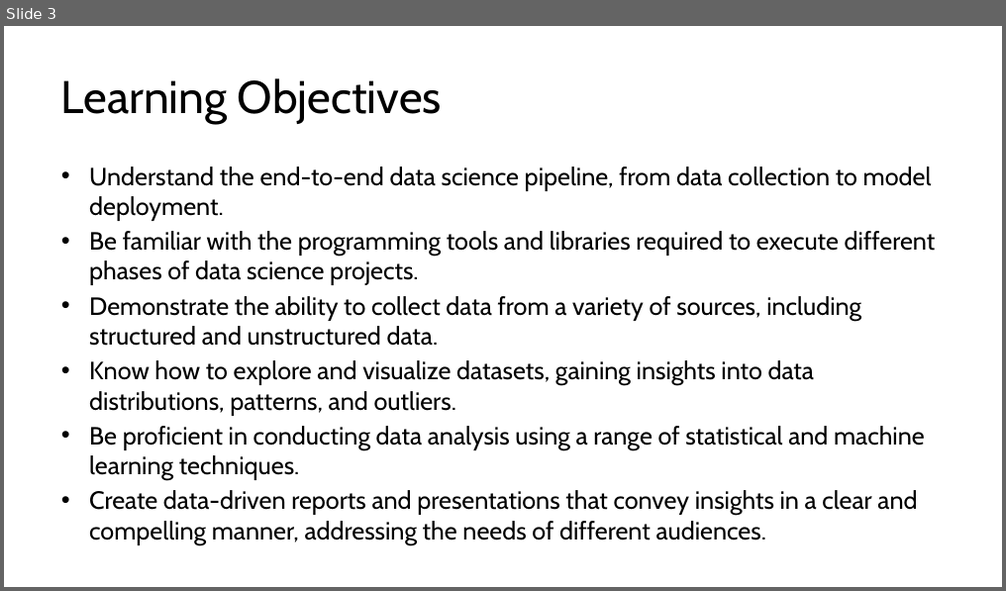
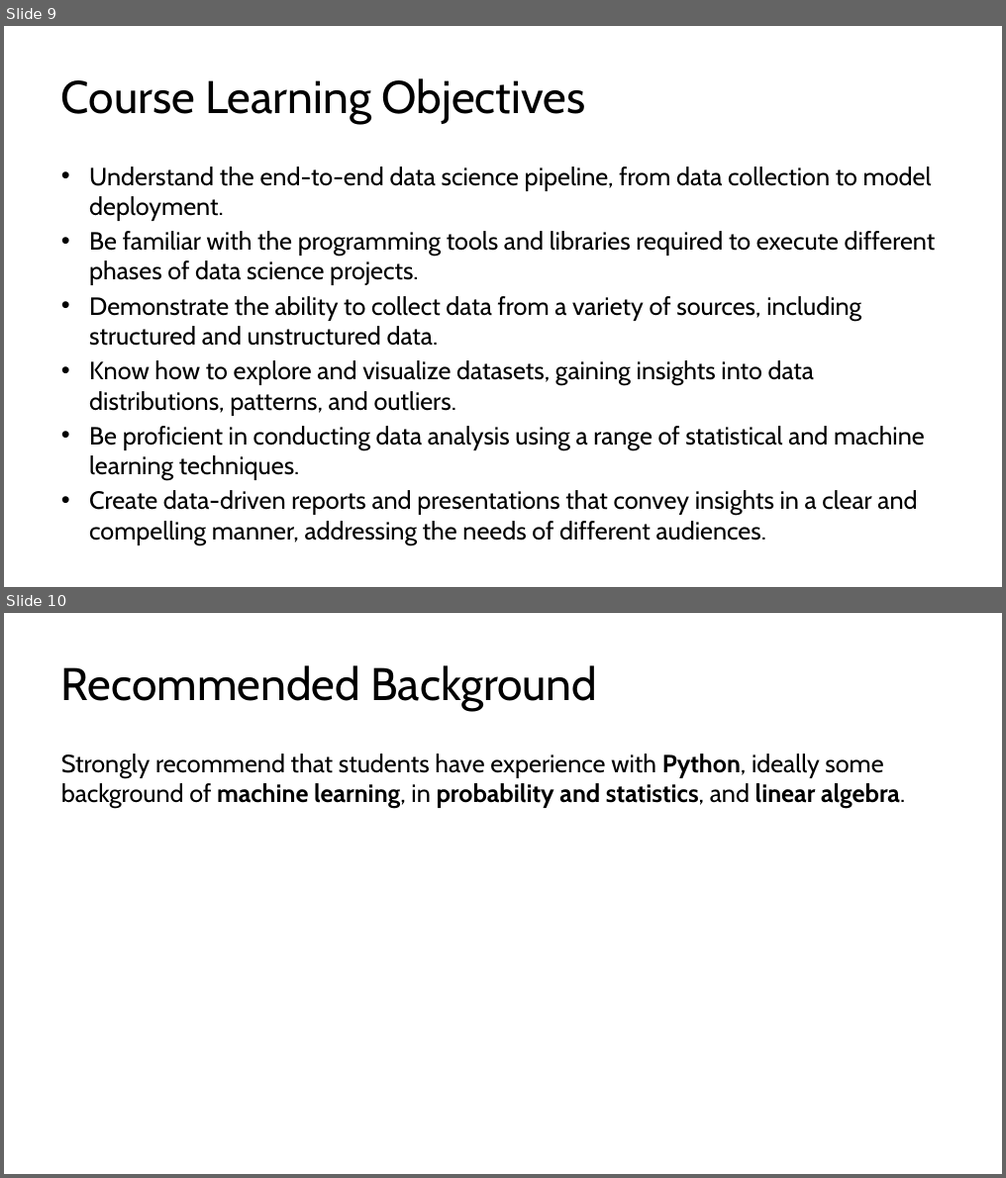
Before and after one commit to kershrita/Data-Science-Roadmap, a slide deck: slides/Session 01 - Introduction to Data Science.pptx. Shown one above the other, each under a label of ours: slide 3 before the commit, slides 9 and 10 after it. The pictures are 1006x591 and 1006x1178 pixels, drawn with LibreOffice and Linux fonts; fonts in the diff are those of the drawing. Boxes give left, top, right and bottom in pixels: in the first picture for what was removed or moved away, otherwise in the second. Text is boxed around its words. In the diff, an @@ line names an element or a change of style, - is before the commit and + after.

```diff
--- a/slides/Session 01 - Introduction to Data Science.pptx
+++ b/slides/Session 01 - Introduction to Data Science.pptx
@@ slide 10 added at (4, 613, 1002, 1174), background #FFFFFF @@
@@ title added at (61, 665, 597, 711), 44 pt, text #000000 @@
+Recommended Background
@@ text added at (61, 754, 905, 808), 24 pt, text #000000 @@
+Strongly recommend that students have experience with Python, ideally some background of machine learning, in probability and statistics, and linear algebra.
@@ what was slide 3 is now slide 9 @@
@@ slide 9 changed as well @@
@@ title at (61, 78, 585, 124): text changed @@
-Learning Objectives
+Course Learning Objectives
```
Also in this commit, not shown: 3 other slides changed, 7 other slides added, 1 other file.
